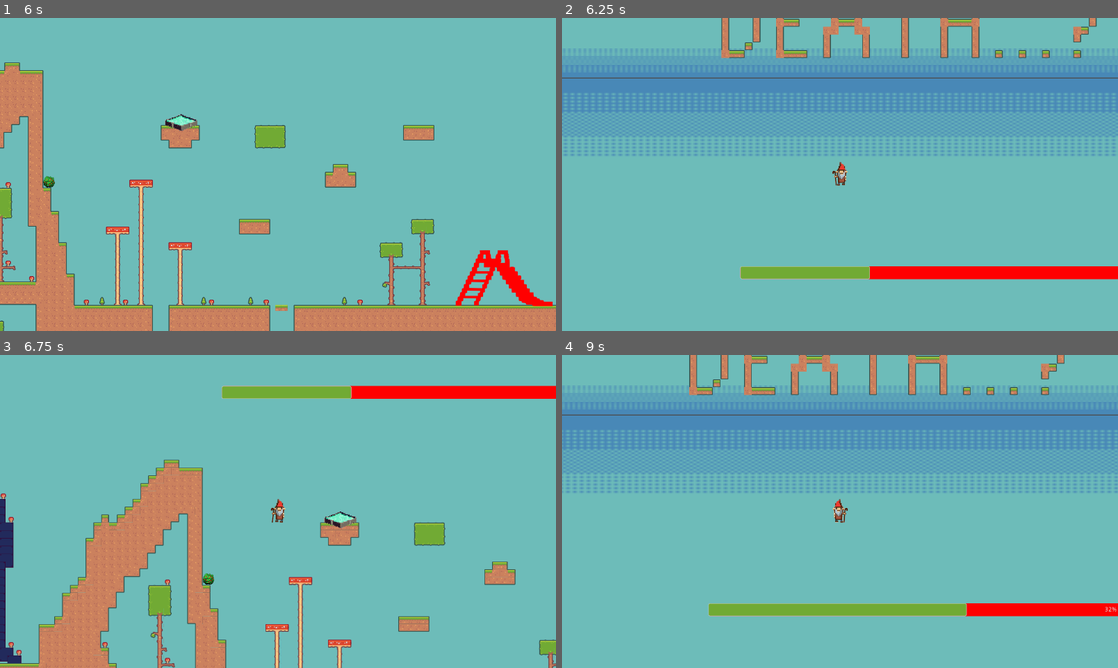
Above: before the commit, frames 1-4 (two rows, left to right).
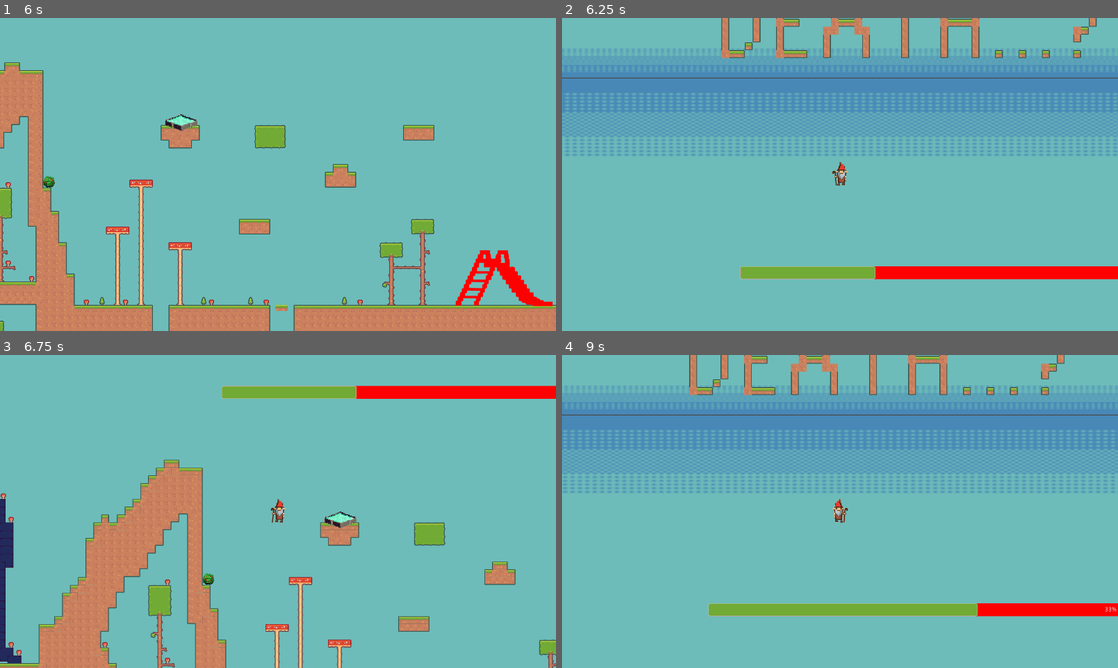
Above: after the commit, the same moments.

Repository: User7800/gamed_prjt2_feb23
Game: Godot game, scene res://Maps/MainScene.tscn
Same seed, same stepped clock (60 frames per second), same inputs: the game is played once before the commit and once after it.
Inputs:
- Up to frame 1 (6 s): hold Right (ui_right) 0.53-2.03 s; tap Up (ui_up) at 0.77, 1.52, 3.02, 3.77, 4.52 s; hold Left (ui_left) 2.03-2.78 s; hold Right (ui_right) 2.78-4.28 s; hold Left (ui_left) 4.28-5.03 s; hold Right (ui_right) 5.03-5.78 s; hold Left (ui_left) from 5.78 s (still down)
- Up to frame 2 (6.25 s): keep holding Left (ui_left); tap Up (ui_up) at 6.02 s
- Up to frame 3 (6.75 s): keep holding Left (ui_left)
- Up to frame 4 (9 s): tap Up (ui_up) at 6.77, 7.52 s; release Left (ui_left) at 7.28 s; hold Right (ui_right) from 7.28 s (still down)

Frame 1 is identical in both runs. In frame 2, 1.7% of the frame differs, in the area x 1-98%, y 9-84%; in frame 3, less than 0.1%; in frame 4, 1.8%, in the area x 0-100%, y 9-84%.

Commit message:
s
s

Diff:
--- /dev/null
+++ b/ASSETS/Hazards/SUN.gd
@@ -0,0 +1,20 @@
+extends Node2D
+
+
+# Declare member variables here. Examples:
+# var a = 2
+# var b = "text"
+
+
+# Called when the node enters the scene tree for the first time.
+func _ready():
+	pass # Replace with function body.
+
+
+# Called every frame. 'delta' is the elapsed time since the previous frame.
+#func _process(delta):
+#	pass
+
+
+func _on_Area2D_body_entered(body):
+	pass # Replace with function body.
--- a/ASSETS/Hazards/SUN.tscn
+++ b/ASSETS/Hazards/SUN.tscn
@@ -1,11 +1,16 @@
-[gd_scene load_steps=2 format=2]
+[gd_scene load_steps=3 format=2]
+
+[ext_resource path="res://ASSETS/Hazards/SUN.gd" type="Script" id=1]
 
 [sub_resource type="CircleShape2D" id=1]
 radius = 148.003
 
 [node name="SUN" type="Node2D"]
+script = ExtResource( 1 )
 
 [node name="Area2D" type="Area2D" parent="."]
 
 [node name="CollisionShape2D" type="CollisionShape2D" parent="Area2D"]
 shape = SubResource( 1 )
+
+[connection signal="body_entered" from="Area2D" to="." method="_on_Area2D_body_entered"]
--- a/Level3.tscn
+++ b/Maps/Level3.tscn
@@ -1,12 +1,12 @@
 [gd_scene load_steps=9 format=2]
 
-[ext_resource path="res://ASSETS/Art/Heaven Level Background.jpg" type="Texture" id=1]
-[ext_resource path="res://ASSETS/Character/Robert.tscn" type="PackedScene" id=2]
-[ext_resource path="res://ASSETS/Audio/Heaven Level Theme.mp3" type="AudioStream" id=3]
-[ext_resource path="res://platforms/cloud.tscn" type="PackedScene" id=4]
-[ext_resource path="res://platforms/tiles_oneway.tscn" type="PackedScene" id=5]
-[ext_resource path="res://platforms/oneway_col.tscn" type="PackedScene" id=6]
-[ext_resource path="res://ASSETS/Hazards/SUN.tscn" type="PackedScene" id=7]
+[ext_resource path="res://platforms/oneway_col.tscn" type="PackedScene" id=1]
+[ext_resource path="res://ASSETS/Hazards/SUN.tscn" type="PackedScene" id=2]
+[ext_resource path="res://platforms/cloud.tscn" type="PackedScene" id=3]
+[ext_resource path="res://platforms/tiles_oneway.tscn" type="PackedScene" id=4]
+[ext_resource path="res://ASSETS/Character/Robert.tscn" type="PackedScene" id=5]
+[ext_resource path="res://ASSETS/Art/Heaven Level Background.jpg" type="Texture" id=6]
+[ext_resource path="res://ASSETS/Audio/Heaven Level Theme.mp3" type="AudioStream" id=7]
 
 [sub_resource type="RectangleShape2D" id=1]
 extents = Vector2( 2714.5, 105 )
--- a/Maps/MainScene.tscn
+++ b/Maps/MainScene.tscn
@@ -105,14 +105,14 @@
 [node name="ParallaxLayer" type="ParallaxLayer" parent="ParallaxBackground"]
 
 [node name="Sprite" type="Sprite" parent="ParallaxBackground/ParallaxLayer"]
-position = Vector2( 397, 66 )
-scale = Vector2( 7.88715, 4.2284 )
+position = Vector2( 579.75, 66 )
+scale = Vector2( 8.5217, 4.2284 )
 texture = ExtResource( 7 )
 
 [node name="PlaygroundLevelBackground" type="Sprite" parent="ParallaxBackground/ParallaxLayer"]
-position = Vector2( 566.157, -878.5 )
+position = Vector2( 789.075, -878.499 )
 rotation = -3.14159
-scale = Vector2( 5.96514, 1.58951 )
+scale = Vector2( 6.73916, 1.58951 )
 texture = ExtResource( 7 )
 
 [node name="lvl1_tilemap" parent="." instance=ExtResource( 1 )]
@@ -182,8 +182,6 @@
 custom_colors/font_color_shadow = Color( 1, 1, 1, 1 )
 custom_styles/fg = SubResource( 10 )
 custom_styles/bg = SubResource( 11 )
-step = 1.0
-rounded = true
 allow_greater = true
 script = ExtResource( 10 )
 
--- a/Maps/main1script.gd
+++ b/Maps/main1script.gd
@@ -12,11 +12,11 @@
 var H2flag2 = false
 ##var sawAni = 0
 var sawDeath = 0
-
+var floter = float(2.25)
 onready var bar = $PBar
 var barValue = 0
-var HazardCount = 6
-var BAR_PERCENT = 100/HazardCount
+var HazardCount = 6.0
+var BAR_PERCENT = float(100.0/HazardCount)
 #bar.value = 0
 # Declare member variables here. Examples:
 # var a = 2
Renamed: Maps/Level 3.tscn -> ASSETS/Maps/Level 3.tscn
Not shown: 3 places in Maps/Level3.tscn that only renumber resources
